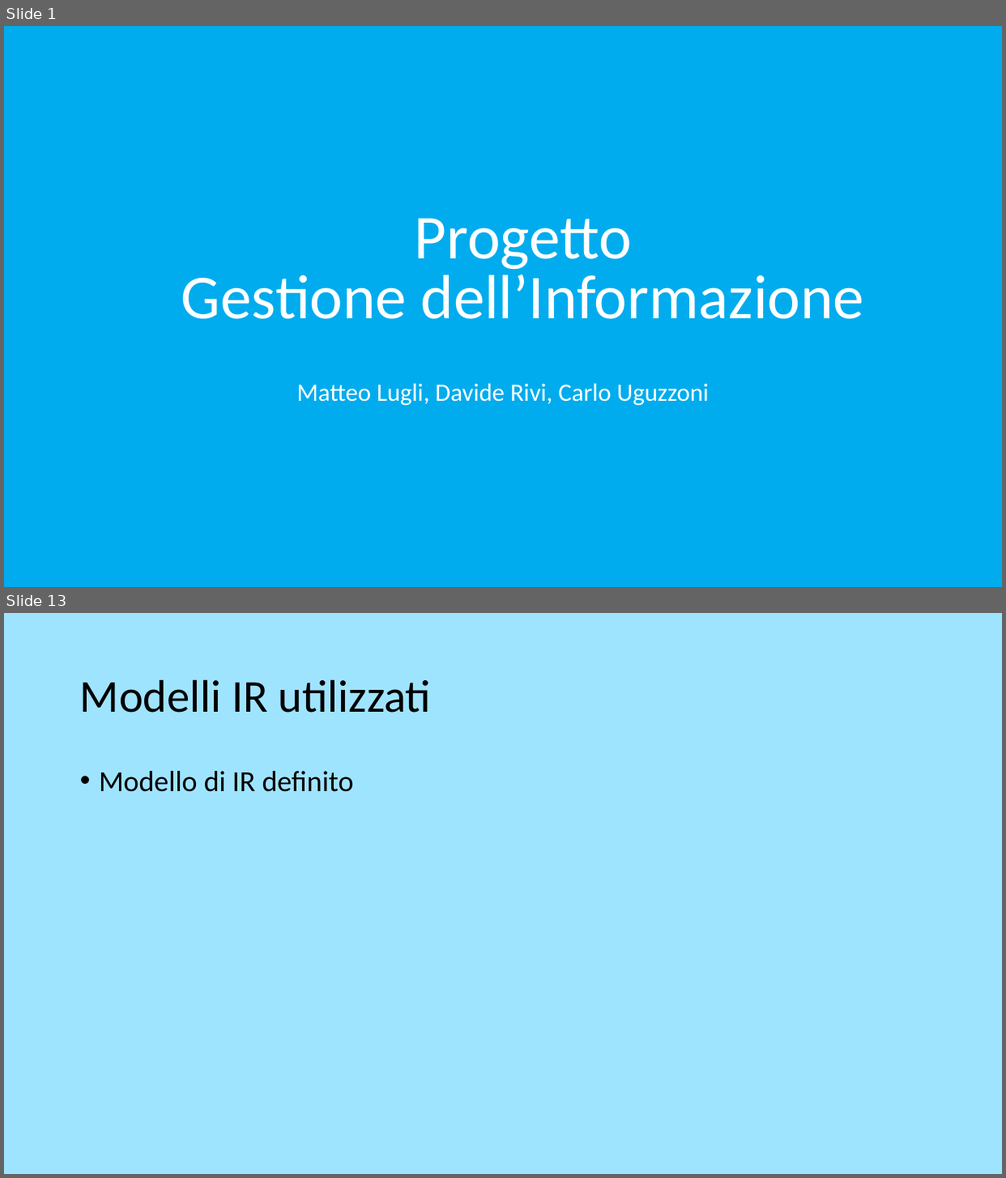
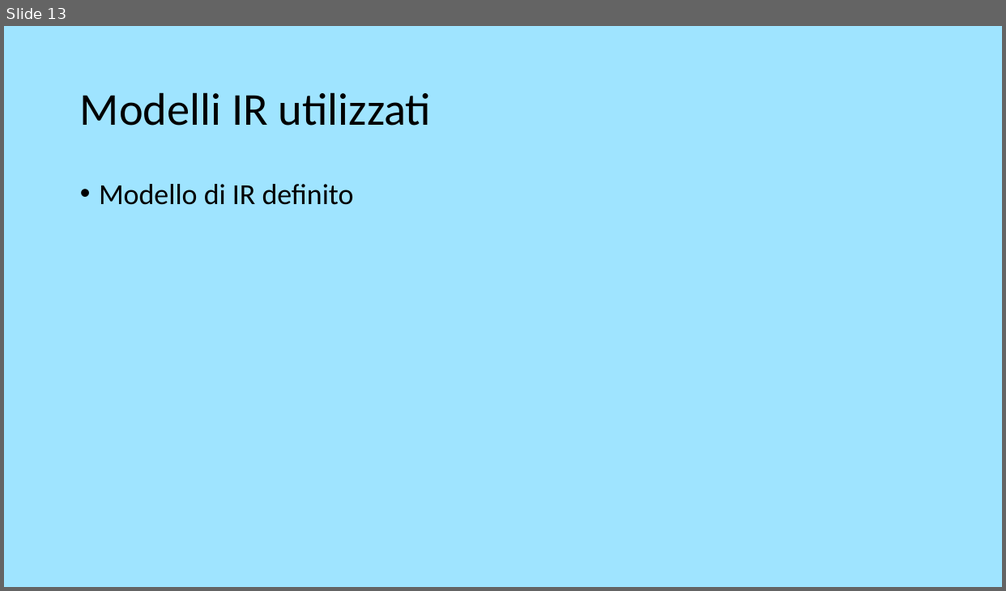
Before and after one commit to theElandor/Progetto3.0, a slide deck: 1PresentazioneGI.odp. Shown one above the other, each under a label of ours: slides 1 and 13 before the commit, slide 13 after it; the slides between them are not shown. The pictures are 1006x1178 and 1006x591 pixels, drawn with LibreOffice and Linux fonts; fonts in the diff are those of the drawing. Boxes give left, top, right and bottom in pixels: in the first picture for what was removed or moved away, otherwise in the second. Text is boxed around its words. In the diff, an @@ line names an element or a change of style, - is before the commit and + after.

```diff
--- a/1PresentazioneGI.odp
+++ b/1PresentazioneGI.odp
@@ slide 1 removed at box(4, 26, 1002, 587), background #00ACEE @@
@@ title removed at box(181, 218, 864, 319) @@
-Progetto
-Gestione dell’Informazione
@@ subtitle removed at box(297, 383, 710, 406) @@
-Matteo Lugli, Davide Rivi, Carlo Uguzzoni
```
Also in this commit, not shown: 1 slide changed, 11 slides added, 13 other slides removed, 13 other files.
